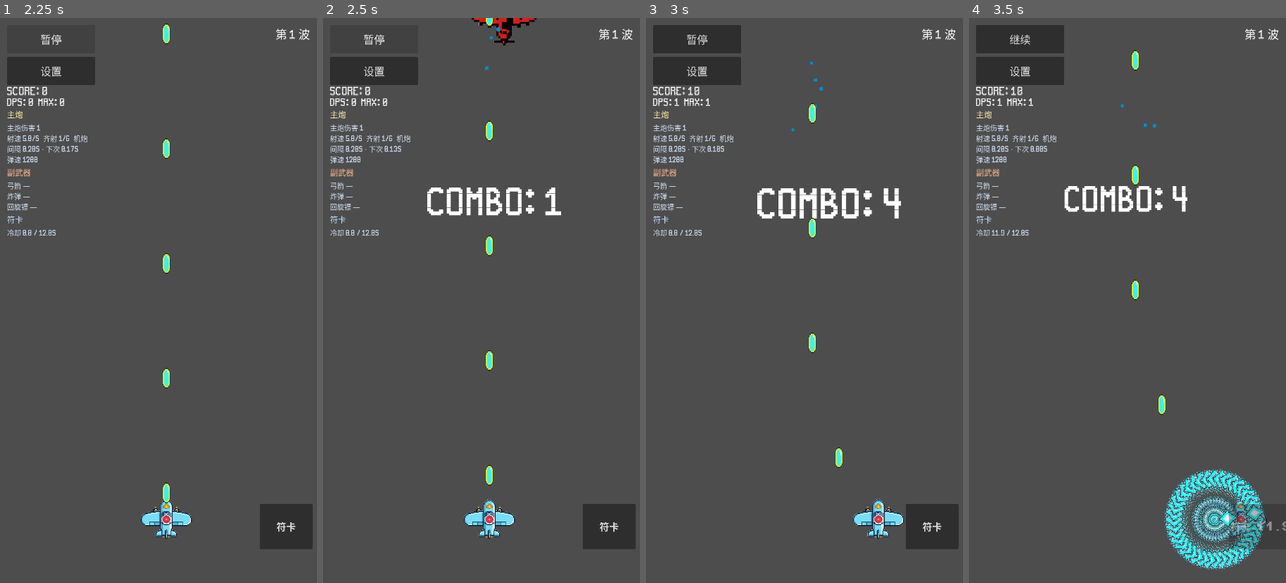
Above: before the commit, frames 1-4 (left to right).
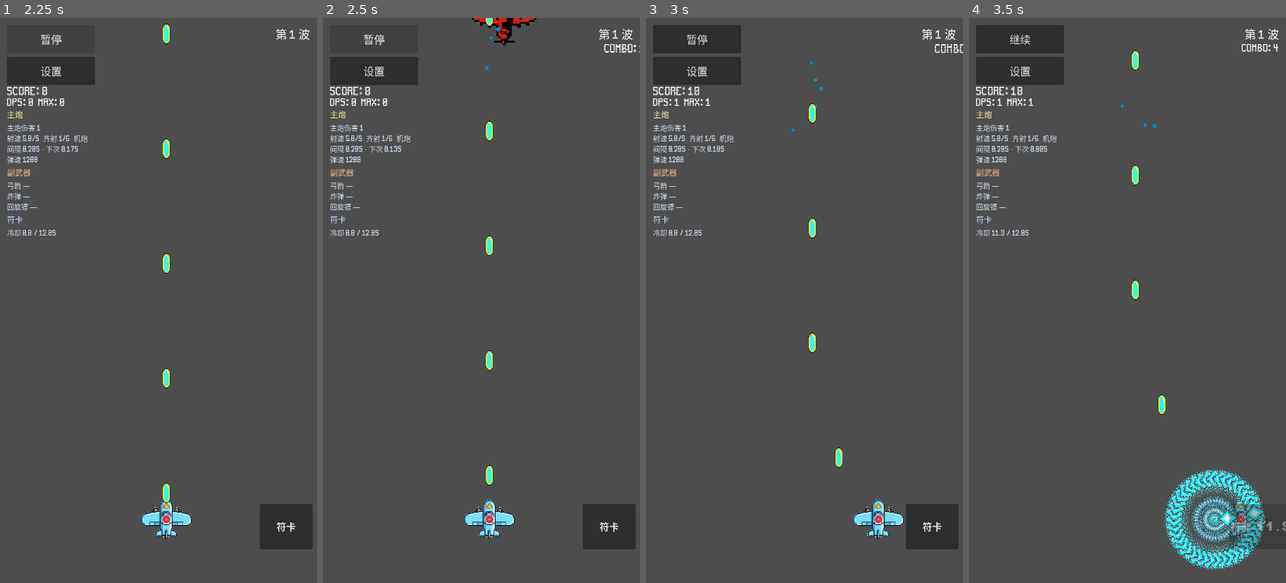
Above: after the commit, the same moments.

Repository: qingzhixing/plane-war
Game: Godot game, scene res://scenes/MainMenu.tscn
Same seed, same stepped clock (60 frames per second), same inputs: the game is played once before the commit and once after it. Sound files missing from this copy of the repository are replaced by a short silence.
Inputs (mouse positions are in pixels of both pictures, inside the frame that each line leads up to):
- Up to frame 1 (2.25 s): click "开始游戏" at 0.5 s; click "暂停" at 1.25 s; click "继续" at 2 s
- Up to frame 2 (2.5 s): no input
- Up to frame 3 (3 s): tap Enter at 2.75 s; move the mouse to (874, 272) at 2.77 s; hold D from 2.78 s (still down); tap P at 2.85 s; click (874, 272) at 2.92 s
- Up to frame 4 (3.5 s): keep holding D; tap Space at 3.02 s

Frame 1 is identical in both runs. In frame 2, 1.1% of the frame differs, in the area x 32-100%, y 4-35%; in frame 3, 1.2%, in the area x 35-100%, y 4-36%; in frame 4, 0.9%.

Commit message:
🎨 UI: Combo 移至波次下 HUD 层
Made-with: Cursor

Diff:
--- a/scenes/Main.tscn
+++ b/scenes/Main.tscn
@@ -29,33 +29,6 @@
 [node name="Timer" type="Timer" parent="EnemySpawner" unique_id=2032949683]
 autostart = true
 
-[node name="ComboBackLayer" type="CanvasLayer" parent="." unique_id=1888123001]
-layer = -128
-process_mode = 3
-
-[node name="Root" type="Control" parent="ComboBackLayer" unique_id=1888123002]
-layout_mode = 3
-anchors_preset = 15
-anchor_right = 1.0
-anchor_bottom = 1.0
-grow_horizontal = 2
-grow_vertical = 2
-mouse_filter = 2
-theme = ExtResource("11_ui_theme")
-
-[node name="ComboLabel" type="Label" parent="ComboBackLayer/Root" unique_id=1529816770]
-unique_name_in_owner = true
-layout_mode = 0
-offset_left = 1.0
-offset_top = 350.0
-offset_right = 721.0
-offset_bottom = 476.0
-theme_override_font_sizes/font_size = 74
-text = "Combo: XXX"
-horizontal_alignment = 1
-vertical_alignment = 1
-mouse_filter = 2
-
 [node name="HUD" type="CanvasLayer" parent="." unique_id=1215533867]
 process_mode = 3
 script = ExtResource("4_hud")
@@ -87,6 +60,24 @@
 horizontal_alignment = 2
 text = "第 1 波"
 
+[node name="ComboLabel" type="Label" parent="HUD/Root" unique_id=1529816770]
+unique_name_in_owner = true
+layout_mode = 1
+anchor_left = 1.0
+anchor_top = 0.0
+anchor_right = 1.0
+anchor_bottom = 0.0
+offset_left = -320.0
+offset_top = 58.0
+offset_right = -16.0
+offset_bottom = 102.0
+grow_horizontal = 0
+theme_override_font_sizes/font_size = 22
+text = ""
+horizontal_alignment = 2
+vertical_alignment = 0
+mouse_filter = 2
+
 [node name="TopLeftButtons" type="VBoxContainer" parent="HUD/Root" unique_id=1840417451]
 layout_mode = 0
 offset_left = 16.0
